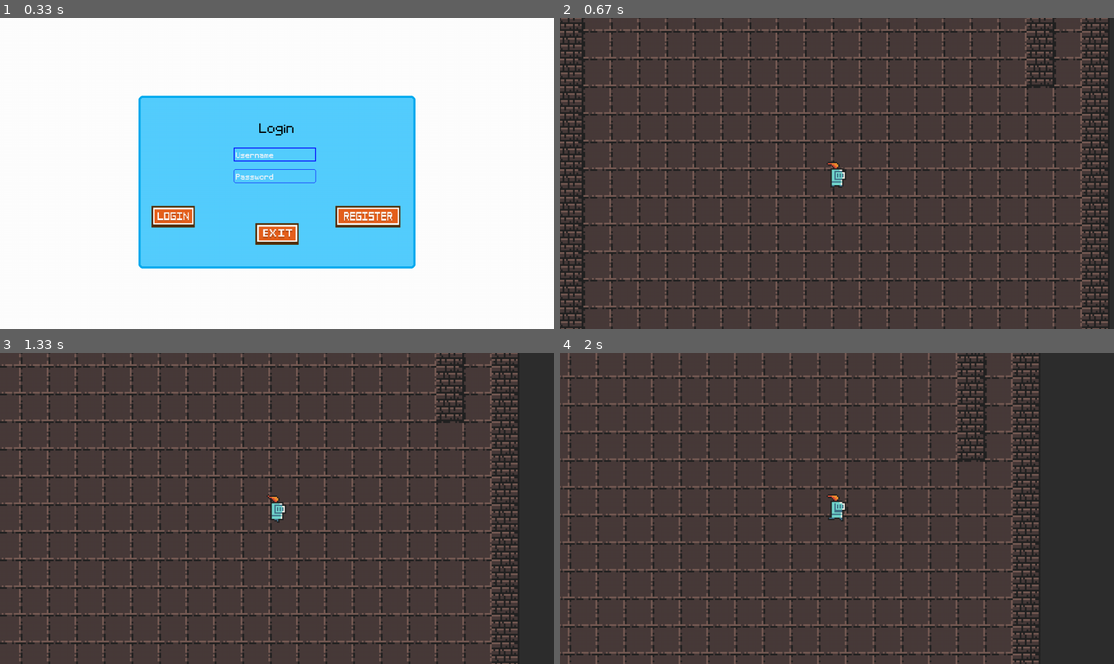
Above: before the commit, frames 1-4 (two rows, left to right).
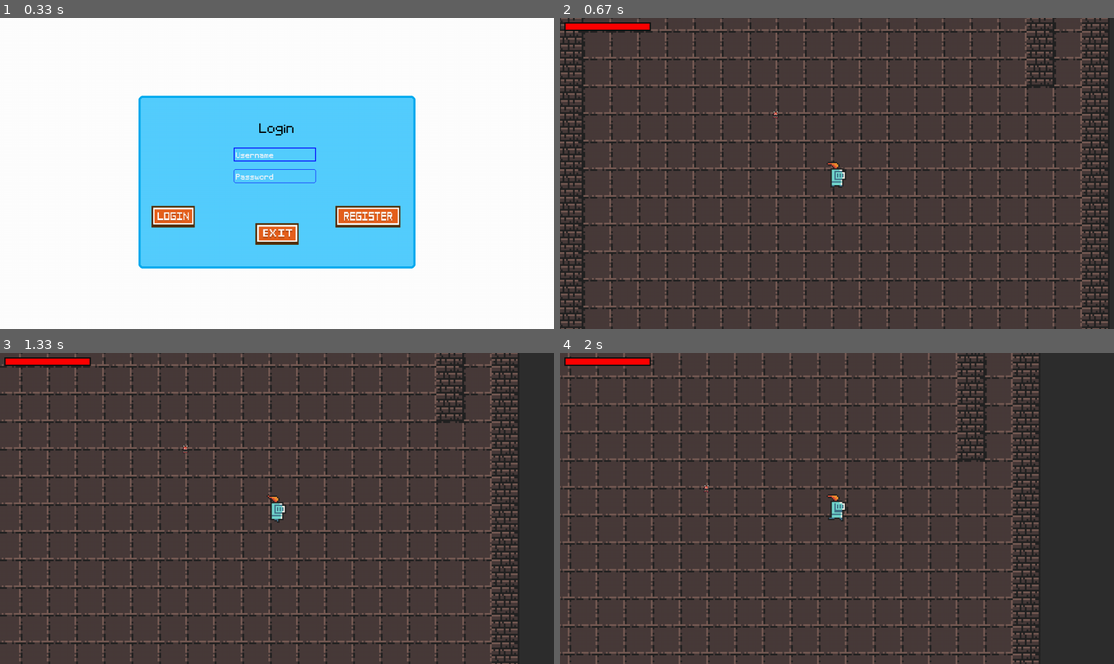
Above: after the commit, the same moments.

Repository: AeKard/Pygamedev
Game: pygame game, started from main.py
Two runs of this game, one before a commit and one after it. Both use one fixed random seed, a clock stepped at 60 frames per second and the inputs below.
Inputs (mouse positions are in pixels of both pictures, inside the frame that each line leads up to):
- Up to frame 1 (0.33 s): no input
- Up to frame 2 (0.67 s): click (731, 217) at 0.38 s
- Up to frame 3 (1.33 s): tap Space at 0.67 s; hold Right from 1 s (still down)
- Up to frame 4 (2 s): release Right at 1.47 s; hold Up 1.5-1.8 s; hold Right from 1.83 s (still down)

Frame 1 is identical in both runs. In frame 2, 0.4% of the frame differs, in the area x 0-40%, y 1-33%; in frame 3, 0.4%, in the area x 0-34%, y 1-33%; in frame 4, 0.4%.

Commit message:
Sprite enemy, movement enemy

Diff:
--- a/UI.py
+++ b/UI.py
@@ -5,6 +5,22 @@
     def __init__(self):
         #GENERAL
         self.display_surface = pygame.display.get_surface()
+        self.font = pygame.font.Font(UI_FONT, UI_font_size)
 
+        #BAR SETUP
+        self.health_bar_rect = pygame.Rect(10,10,HEALTH_BAR_WIDTH,BAR_HEIGHT)
+
+    def show_bar(self,current,max_amount,bg_rect,color):
+        # draw bg
+        pygame.draw.rect(self.display_surface,UI_BG_COLOR,bg_rect) # Drawing the background of the rectangle bar
+
+        # Converting stats to pixel
+        ratio = current / max_amount
+        current_width = bg_rect.width * ratio
+        current_rect = bg_rect.copy()
+        current_rect.width = current_width
+        # drawing the bar
+        pygame.draw.rect(self.display_surface,color,current_rect)
+        pygame.draw.rect(self.display_surface,UI_BORDER_COLOR,current_rect,3)
     def display(self, player):
-        pass
+        self.show_bar(player.health,player.stats['health'],self.health_bar_rect,HEALTH_COLOR)
--- /dev/null
+++ b/enemy.py
@@ -0,0 +1,92 @@
+import pygame
+from support import *
+from entity import Entity
+from setting import *
+
+class Enemy(Entity):
+    def __init__(self,monster_name,pos,groups, obstacle_sprites):
+        super().__init__(groups)
+        # general setup
+        self.sprite_type = 'enemy'
+        self.attacking = False
+        # Graphic
+        self.import_graphics(monster_name)
+        self.status = 'idle'
+        self.status2 = 'idle'
+        self.image = self.animations[self.status][self.frame_index]
+
+        self.rect = self.image.get_rect(topleft = pos)
+        self.hitbox = self.rect.inflate(0,-10)
+        # movement
+
+        self.obstacle_sprites = obstacle_sprites
+
+        #stats
+        self.monster_name = monster_name
+        monster_info = monster_data[self.monster_name]
+        self.monster_health = monster_info['health']
+        self.monster_damage = monster_info['damage']
+        self.monster_attack_type = monster_info['attack_type']
+        self.monster_resistance = monster_info['resistance']
+        self.monster_speed = monster_info['speed']
+        self.monster_attack_radius = monster_info['attack_radius']
+        self.monster_notice_radius = monster_info['notice_radius']
+
+    def animate(self):
+        self.frame_index += self.animation_speed
+        if self.frame_index >= len(self.animations[self.status]):
+            self.frame_index = 0
+
+        self.image = self.animations[self.status][int(self.frame_index)]
+        self.rect = self.image.get_rect(center = self.hitbox.center)
+
+    def import_graphics(self, name):
+        self.animations = {'idle': [], 'move': []}
+        main_path = f'enemy/{name}/'
+        for animation in self.animations.keys():
+            self.animations[animation] = import_folder(main_path + animation)
+
+
+    # distance and direction
+    def get_player_distance_direction(self, player):
+        enemy_vec = pygame.math.Vector2(self.rect.center)
+        player_vec = pygame.math.Vector2(player.rect.center)
+        distance = (player_vec - enemy_vec).magnitude()
+
+        if distance > 0:
+            direction = (player_vec - enemy_vec).normalize()
+        else:
+            direction = pygame.math.Vector2()
+        # print(f'{player_vec} - {enemy_vec}')
+        return (distance, direction)
+
+    def get_status(self, player):
+        distance = self.get_player_distance_direction(player)[0]
+
+        if distance <= self.monster_attack_radius:
+            self.status2 = 'attack'
+            self.status = 'move'
+        elif distance <= self.monster_notice_radius:
+            self.status = 'move'
+            self.status2 = 'move'
+        else:
+            self.status = 'idle'
+            self.status2 = 'idle'
+
+    def update(self,dt):
+        self.move(self.monster_speed)
+        self.animate()
+
+    def enemy_update(self,player):
+        self.get_status(player)
+        self.action(player)
+
+
+
+    def action(self, player):
+        if self.status2 == 'attack':
+            print('attack')
+        elif self.status2 == 'move': # movement towards the palyer
+            self.direction = self.get_player_distance_direction(player)[1]
+        else:
+            self.direction = pygame.math.Vector2() # stops the direction of enemy
--- /dev/null
+++ b/entity.py
@@ -0,0 +1,38 @@
+import pygame
+
+class Entity(pygame.sprite.Sprite):
+    def __init__(self,groups):
+        super().__init__(groups)
+        self.frame_index = 0
+        self.animation_speed = 0.15
+        self.direction = pygame.math.Vector2()
+
+    def move(self, speed):
+        # self.rect.center += self.direction * speed
+        if self.direction.magnitude() != 0:
+            self.direction = self.direction.normalize()
+
+        # horizontal movement
+        self.rect.x += self.direction.x * speed
+        self.collision('horizontal')
+        # vertical
+        self.rect.y += self.direction.y * speed
+        self.collision('vertical')
+
+    def collision(self, direction):
+        if direction == 'horizontal':
+            for sprite in self.obstacle_sprites:
+                if sprite.rect.colliderect(self.rect): #sprite.rect.colide is the obstacle sprite #self.rect is the player
+                    if self.direction.x > 0: # moving right
+                        self.rect.right = sprite.rect.left # right = to left
+                    if self.direction.x < 0:
+                        self.rect.left = sprite.rect.right # moving left
+
+
+        if direction == 'vertical':
+            for sprite in self.obstacle_sprites:
+                if sprite.rect.colliderect(self.rect): #sprite.rect.colide is the obstacle sprite #self.rect is the player
+                    if self.direction.y > 0: # moving right
+                        self.rect.bottom = sprite.rect.top # moving down
+                    if self.direction.y < 0:
+                        self.rect.top = sprite.rect.bottom # moving up
--- a/level.py
+++ b/level.py
@@ -4,7 +4,7 @@
 from tile import *
 from sword import Sword
 from UI import UI
-
+from enemy import Enemy
 class level:
     def __init__(self):
         # get the display surface
@@ -16,7 +16,7 @@
         self.obstacle_sprite = pygame.sprite.Group()
 
         # self.setup() # calls the function setup in init
-
+        self.layer = 1
         #sprite setup
         self.create_map()
         # UI
@@ -24,17 +24,16 @@
 
     def create_map(self):
         for row_index,row in enumerate(WORLD_MAP):
+            # print(f'{row}' )
             for col_index, col in enumerate(row):
-                # print(col_index)
                 x = col_index * TILE_SIZE
                 y = row_index * TILE_SIZE
                 if col == 'x':
                     Tile((x,y),[self.visible_sprite,self.obstacle_sprite]) # POSITION GROUP
                 if col == '0':
                     Floor((x,y),[self.visible_sprite])
-                if col == 'p':
-                    Floor((x,y),[self.visible_sprite])
 
+        self.enemy = Enemy('demon',(500,500),[self.visible_sprite], self.obstacle_sprite)
         self.player = Player((650,650),[self.visible_sprite], self.obstacle_sprite, self.create_attack,self.destroy_attack)
     # WEAPON
 
@@ -53,6 +52,7 @@
         self.display_surface.fill('#2e2e2e')
         self.visible_sprite.custom_draw(self.player)
         self.visible_sprite.update(dt) # update the sprite and calls all children
+        self.visible_sprite.enemy_update(self.player)
         self.ui.display(self.player)
         # self.player_sprite.draw(self.display_surface) # draw the sprite in display surface
 
@@ -61,7 +61,6 @@
         # GENERAL SETUP
         super().__init__()
         self.display_surface = pygame.display.get_surface()
-        print(self.display_surface.get_size()[0] // 2)
         self.half_width = self.display_surface.get_size()[0] // 2
         self.half_height = self.display_surface.get_size()[1] // 2
         self.offset = pygame.math.Vector2()
@@ -74,3 +73,9 @@
             self.offset.y = player.rect.centery - self.half_height
             offset_pos = sprite.rect.topleft - self.offset
             self.display_surface.blit(sprite.image,offset_pos)
+
+
+    def enemy_update(self,player):
+        enemy_sprites = [sprite for sprite in self.sprites() if hasattr(sprite, 'sprite_type') and sprite.sprite_type == 'enemy']
+        for enemy in enemy_sprites:
+            enemy.enemy_update(player)
--- a/player.py
+++ b/player.py
@@ -1,7 +1,8 @@
 import pygame
 from support import *
-
-class Player(pygame.sprite.Sprite):
+from entity import *
+from entity import Entity
+class Player(Entity):
     def __init__(self, pos, groups,obstacle_sprite, create_attack, destroy_attack): # NEED TO KNOW WHERE OBSTACLE IS SO USE OBSTACLE
         super().__init__(groups)
         # Initializa the player
@@ -10,7 +11,6 @@
         # call support and for animation
         self.import_assets()
         self.status = 'right'
-        self.frame_index = 0
         # character general setup
         self.image = self.animations[self.status][self.frame_index]
         self.rect = self.character_scaled().get_rect(center = pos)
@@ -19,11 +19,10 @@
         self.orientation_x = False
         self.orientation_y = False
         #movement attribute
-        self.direction = pygame.math.Vector2()
         self.orient = 'right'
         self.speed = 5
         #obstacle
-        self.obstacle_sprite = obstacle_sprite
+        self.obstacle_sprites = obstacle_sprite
         # Weapon
         self.attacking = False
         self.create_attack = create_attack
@@ -31,7 +30,8 @@
         self.attack_cooldown = 400
 
         # character health
-        self.health = 100
+        self.stats = {'health': 100}
+        self.health = self.stats['health']
 
     def import_assets(self):
         self.animations = { 'hit': [],
@@ -55,6 +55,7 @@
         if self.frame_index >= len(self.animations[self.status]):
             self.frame_index = 0
         self.image = pygame.transform.scale(self.animations[self.status][int(self.frame_index)],(16*3,22*3))
+
     def input(self):
         if not self.attacking:
             keys = pygame.key.get_pressed()
@@ -103,35 +104,6 @@
                 self.status = 'right_idle'
             else:
                 self.direction == 'left'
-    def move(self, speed):
-        # self.rect.center += self.direction * speed
-        if self.direction.magnitude() != 0:
-            self.direction = self.direction.normalize()
-
-        # horizontal movement
-        self.rect.x += self.direction.x * speed
-        self.collision('horizontal')
-        # vertical
-        self.rect.y += self.direction.y * speed
-        self.collision('vertical')
-
-    def collision(self, direction):
-        if direction == 'horizontal':
-            for sprite in self.obstacle_sprite:
-                if sprite.rect.colliderect(self.rect): #sprite.rect.colide is the obstacle sprite #self.rect is the player
-                    if self.direction.x > 0: # moving right
-                        self.rect.right = sprite.rect.left # right = to left
-                    if self.direction.x < 0:
-                        self.rect.left = sprite.rect.right # moving left
-
-
-        if direction == 'vertical':
-            for sprite in self.obstacle_sprite:
-                if sprite.rect.colliderect(self.rect): #sprite.rect.colide is the obstacle sprite #self.rect is the player
-                    if self.direction.y > 0: # moving right
-                        self.rect.bottom = sprite.rect.top # moving down
-                    if self.direction.y < 0:
-                        self.rect.top = sprite.rect.bottom # moving up
 
     def cooldown(self):
         current_time = pygame.time.get_ticks()
--- a/setting.py
+++ b/setting.py
@@ -5,15 +5,23 @@
 TILE_SIZE = 64
 
 # ui
-BAR = HEIGHT = 20
+BAR_HEIGHT = 20
 HEALTH_BAR_WIDTH = 200
 UI_FONT = 'font/Pixeltype.ttf'
 UI_font_size = 18
 
+#
+WATER_COLOR = '71ddee'
+UI_BG_COLOR  = '#222222'
+UI_BORDER_COLOR = '#111111'
+# General Colors
+HEALTH_COLOR = 'red'
+
+
 WORLD_MAP = [
     ['x','x','x','x','x','x','x','x','x','x','x','x','x','x','x','x','x','x','x','x'],
     ['x','0','0','0','0','0','0','0','0','0','0','0','0','0','0','0','0','0','0','x'],
-    ['x','0','p','0','0','0','0','0','0','0','0','0','0','0','0','x','x','x','0','x'],
+    ['x','0','0','0','0','0','0','0','0','0','0','0','0','0','0','x','x','x','0','x'],
     ['x','0','0','0','0','0','0','0','0','0','0','0','0','0','0','0','0','x','0','x'],
     ['x','0','0','0','0','0','0','0','0','0','0','0','0','0','0','0','0','x','0','x'],
     ['x','0','0','0','0','0','0','0','0','0','0','0','0','0','0','0','0','x','0','x'],
@@ -33,3 +41,9 @@
     ['x','0','0','0','0','0','0','0','0','0','0','0','0','0','0','0','0','0','0','x'],
     ['x','x','x','x','x','x','x','x','x','x','x','x','x','x','x','x','x','x','x','x']
 ]
+
+#ENEMY
+
+monster_data = {
+    'demon': {'health': 100, 'damage':20, 'attack_type': 'slash','resistance': 3,'speed': 2, 'attack_radius': 80, 'notice_radius': 360 }
+}
--- a/support.py
+++ b/support.py
@@ -10,4 +10,5 @@
             image_surf = pygame.image.load(full_path).convert_alpha()
             print(full_path)
             surface_list.append(image_surf)
+
     return surface_list
Binary file added: enemy/demon/idle/0.png
Binary file added: enemy/demon/idle/1.png
Binary file added: enemy/demon/idle/2.png
Binary file added: enemy/demon/idle/3.png
Binary file added: enemy/demon/move/0.png
Binary file added: enemy/demon/move/1.png
Binary file added: enemy/demon/move/2.png
Binary file added: enemy/demon/move/3.png
Binary file removed: enemy/ogre_idle_anim_f0.png
Binary file removed: enemy/ogre_idle_anim_f1.png
Binary file removed: enemy/ogre_idle_anim_f2.png
Binary file removed: enemy/ogre_idle_anim_f3.png
(and 4 more such lines)
